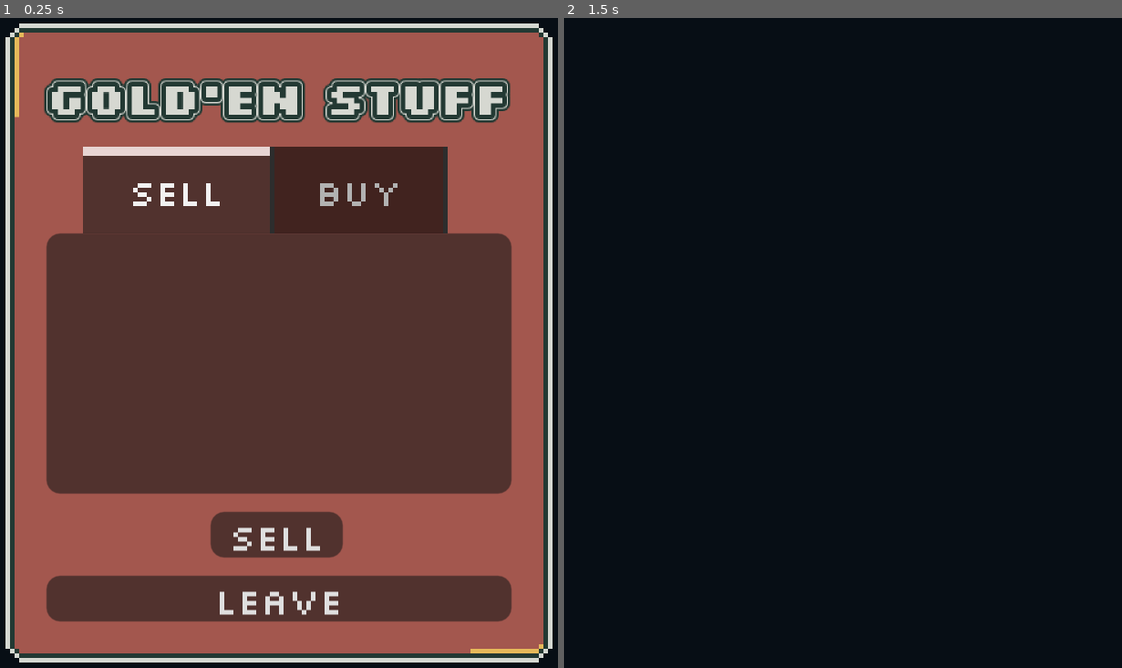
Above: before the commit, frames 1-2 (left to right).
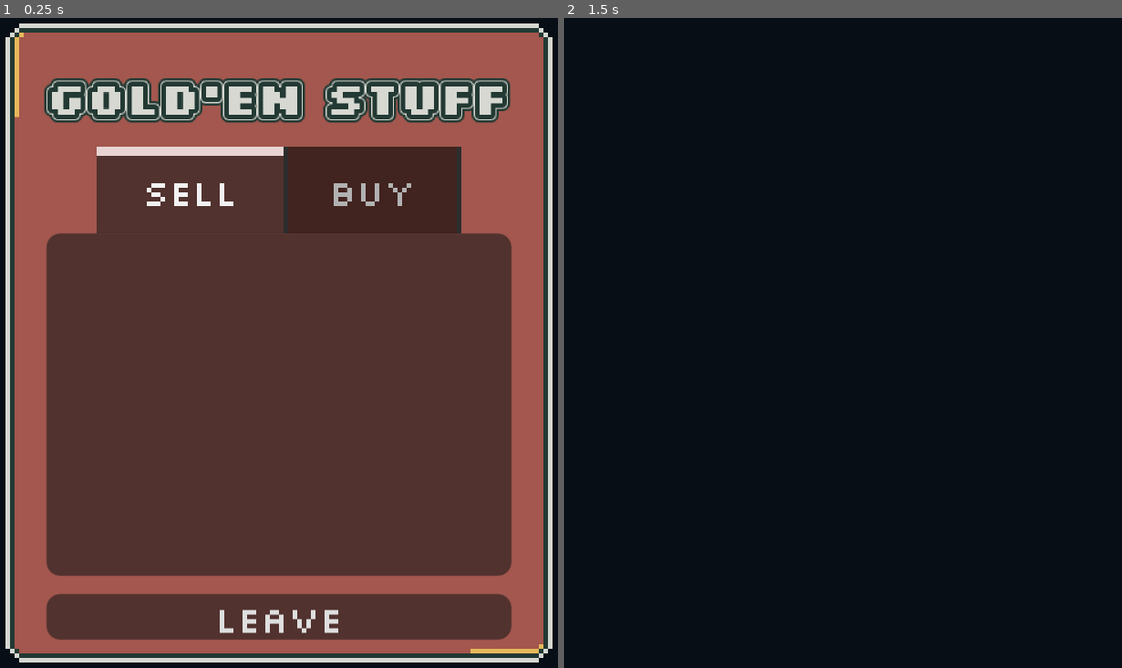
Above: after the commit, the same moments.

Repository: vida85/water-under-the-bridge
Game: Godot game, scene res://scenes/shop/Shop.tscn
Two runs of this game, one before a commit and one after it. Both use one fixed random seed, a clock stepped at 60 frames per second and the inputs below. This scene is started directly instead of the project's main scene.
Inputs (mouse positions are in pixels of both pictures, inside the frame that each line leads up to):
- Up to frame 1 (0.25 s): no input
- Up to frame 2 (1.5 s): click (843, 531) at 0.5 s, where only the run before the commit has a clickable "Sell"; click "Leave" at 1.25 s

The runs differ from the first frame. In frame 1, 16% of the frame differs, in the area x 8-92%, y 19-96%; in frame 2, nothing differs.

Commit message:
Better UI shop layout, simpler, click on item to buy or sell

Diff:
--- a/magnet-gold/scenes/shop/Shop.tscn
+++ b/magnet-gold/scenes/shop/Shop.tscn
@@ -51,6 +51,7 @@
 [node name="VBoxContainer" type="VBoxContainer" parent="PanelContainer/MarginContainer" unique_id=1493087401]
 custom_maximum_size = Vector2(-1, 140)
 layout_mode = 2
+alignment = 1
 
 [node name="ShopLabel" type="Label" parent="PanelContainer/MarginContainer/VBoxContainer" unique_id=113695734]
 layout_mode = 2
@@ -61,8 +62,9 @@
 [node name="TabContainer" type="TabContainer" parent="PanelContainer/MarginContainer/VBoxContainer" unique_id=1523699682]
 unique_name_in_owner = true
 custom_minimum_size = Vector2(100, 0)
-custom_maximum_size = Vector2(-1, 76)
+custom_maximum_size = Vector2(-1, 94)
 layout_mode = 2
+tab_alignment = 1
 current_tab = 0
 tab_0/title = "Sell"
 tab_1/title = "Buy"
@@ -70,7 +72,7 @@
 [node name="SellTab" type="ScrollContainer" parent="PanelContainer/MarginContainer/VBoxContainer/TabContainer" unique_id=87560814]
 unique_name_in_owner = true
 custom_minimum_size = Vector2(50, 80)
-custom_maximum_size = Vector2(100, 90)
+custom_maximum_size = Vector2(-1, 90)
 layout_mode = 2
 metadata/_tab_index = 0
 metadata/_tab_name = "Sell"
@@ -78,6 +80,8 @@
 [node name="MainContainer" type="VBoxContainer" parent="PanelContainer/MarginContainer/VBoxContainer/TabContainer/SellTab" unique_id=409022619]
 unique_name_in_owner = true
 layout_mode = 2
+size_flags_horizontal = 3
+alignment = 1
 
 [node name="BuyTab" type="ScrollContainer" parent="PanelContainer/MarginContainer/VBoxContainer/TabContainer" unique_id=816675381]
 unique_name_in_owner = true
@@ -124,24 +128,6 @@
 layout_mode = 2
 text = "$ 67.00"
 
-[node name="HBoxContainer" type="HBoxContainer" parent="PanelContainer/MarginContainer/VBoxContainer" unique_id=1120612008]
-layout_mode = 2
-alignment = 1
-
-[node name="BuyButton" type="Button" parent="PanelContainer/MarginContainer/VBoxContainer/HBoxContainer" unique_id=1234681049]
-unique_name_in_owner = true
-custom_minimum_size = Vector2(0, 5)
-custom_maximum_size = Vector2(-1, 10)
-layout_mode = 2
-text = "Buy"
-
-[node name="SellButton" type="Button" parent="PanelContainer/MarginContainer/VBoxContainer/HBoxContainer" unique_id=763470953]
-unique_name_in_owner = true
-custom_minimum_size = Vector2(0, 5)
-custom_maximum_size = Vector2(-1, 10)
-layout_mode = 2
-text = "Sell"
-
 [node name="LeaveButton" type="Button" parent="PanelContainer/MarginContainer/VBoxContainer" unique_id=627619736]
 unique_name_in_owner = true
 custom_minimum_size = Vector2(0, 5)
--- a/magnet-gold/scenes/shop/shop.gd
+++ b/magnet-gold/scenes/shop/shop.gd
@@ -3,8 +3,6 @@
 
 @onready var main_container: VBoxContainer = %MainContainer
 
-@onready var sell_button: Button = %SellButton
-@onready var buy_button: Button = %BuyButton
 @onready var leave_button: Button = %LeaveButton
 
 @onready var sell_tab: ScrollContainer = %SellTab
@@ -12,22 +10,14 @@
 
 @onready var tab_container: TabContainer = %TabContainer
 
-var item_box_slot: HBoxContainer
-var item_texture_rect: TextureRect
+var item_box_container: MarginContainer
 var item_button: Button
 
 var item_resources: Dictionary = {}
 
 
 func _ready() -> void:
-	tab_container.tab_clicked.connect(_on_tab_button_pressed)
-
-	sell_button.pressed.connect(_on_sell_button)
-	buy_button.pressed.connect(_on_buy_button)
 	leave_button.pressed.connect(_on_leave_button)
-
-	sell_button.visible = true
-	buy_button.visible = false
 
 	show_inventory.call_deferred()
 
@@ -35,47 +25,25 @@
 func show_inventory() -> void:
 	for item_resource: ItemResource in GameState.inventory:
 		if item_resources.has(item_resource):
-			item_box_slot     = item_resources[item_resource][0] as HBoxContainer
-			item_texture_rect = item_resources[item_resource][1] as TextureRect
-			item_button       = item_resources[item_resource][2] as Button
+			item_box_container = item_resources[item_resource][0] as MarginContainer
+			item_button = item_resources[item_resource][2] as Button
 		else:
-			item_box_slot     = HBoxContainer.new()
-			item_texture_rect = TextureRect.new()
-			item_button       = Button.new()
-			item_resources[item_resource] = [item_box_slot, item_texture_rect, item_button]
+			item_box_container = MarginContainer.new()
+			item_button = Button.new()
+			item_resources[item_resource] = [item_box_container, item_button]
 
-		#item_box_slot.custom_maximum_size = Vector2(-1.0, 12.0)
+		item_box_container.add_theme_constant_override("margin_top", 1)
+		item_box_container.add_theme_constant_override("margin_bottom", 1)
+		item_box_container.add_theme_constant_override("margin_left", 2)
 
-		#item_texture_rect.custom_maximum_size = Vector2(10, 10)
-		item_texture_rect.texture = item_resource.texture
-		item_texture_rect.size_flags_horizontal = Control.SIZE_SHRINK_CENTER
-		item_texture_rect.size_flags_vertical = Control.SIZE_SHRINK_CENTER
-
+		item_button.custom_maximum_size = Vector2(95.0, 30.0)
+		item_button.icon = item_resource.texture
 		item_button.text = str(GameState.inventory[item_resource]) + " X $" + str(item_resource.value)
 
-		if !item_box_slot.is_inside_tree():
-			item_box_slot.add_child(item_texture_rect)
-			item_box_slot.add_child(item_button)
-			main_container.add_child(item_box_slot)
-
-
-func _on_sell_button() -> void:
-	pass
-
-
-func _on_buy_button() -> void:
-	pass
+		if !item_box_container.is_inside_tree():
+			item_box_container.add_child(item_button)
+			main_container.add_child(item_box_container)
 
 
 func _on_leave_button() -> void:
 	hide()
-
-
-func _on_tab_button_pressed(tab_idx: int) -> void:
-	match tab_idx:
-		1:
-			sell_button.visible = false
-			buy_button.visible = true
-		0:
-			sell_button.visible = true
-			buy_button.visible = false
